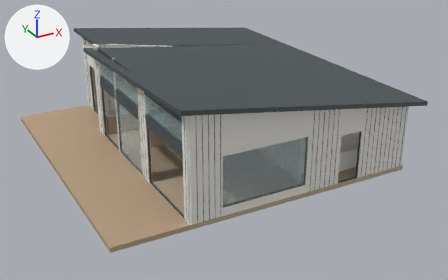
Two versions of the glTF model shared-land-assets/modern-337001jun-r01/model.glb, one commit apart.
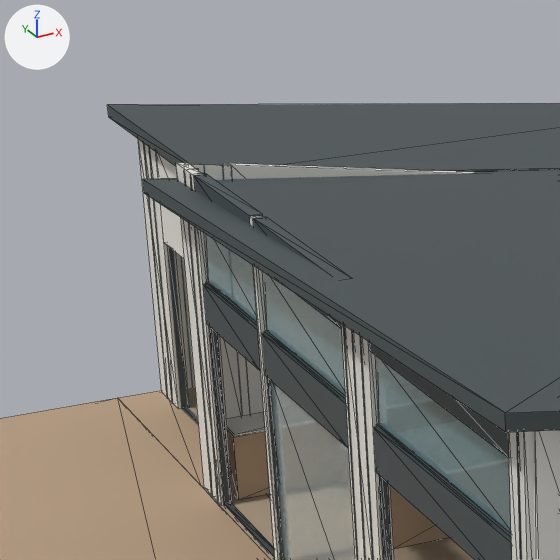
There are two pictures of each version: one whole from a 50 mm camera at (-6.19, -18.72, 11.96) aimed at (6.78, 4.86, 0.17), one close up on the part from 10% to 44% of the width and 0% to 54% of the height. Lighting does not change. The marker at upper left points along +X, +Y and +Z. The first two pictures are the older version. The close-ups show mesh edges as thin lines. Where no turn or scale is listed for an object, it has been applied to the vertices. Vertices at exactly the same position are counted once.

Names of what the first close-up shows: 'Living wing shed roof', 'Master wing shed roof', 'clerestory-0', 'clerestory-1', 'ground/rear-living/end', 'ground/rear-living/glass-1', 'ground/rear-living/pier-1', 'ground/rear-master/end', 'master-deck-infill', 'rear-deck', 'rear-spandrel-0-2.5', 'rear-spandrel-1-2.5' and 36 more.
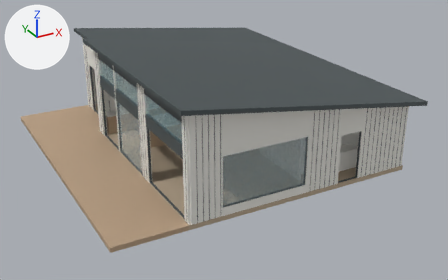
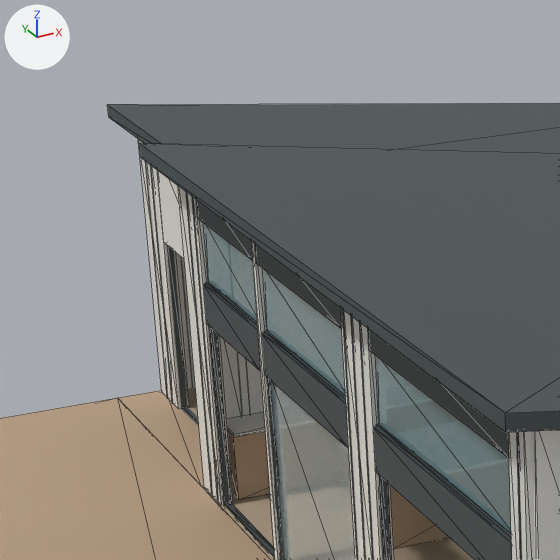
Commit message: Keep both shed roof wings planar

Changed parts and their boxes [x1, y1, x2, y2] in the close-ups (560 x 560 px):
```json
{"object": "Living wing shed roof", "change": "reshaped", "before": [143, 170, 560, 432], "after": [139, 143, 560, 432]}
{"object": "ground/master-left/end", "change": "unchanged, covered by the edit", "before": [228, 163, 474, 414], "after": [247, 360, 264, 414]}
```

The change, as JSON lines over the scene's bpy script:
```json
{"block": "me_living_wing_shed_roof", "where": "me_living_wing_shed_roof.from_pydata(...)  # 8 vertices, 12 faces; spans x 1.7..13.0, y -1.45..9.22, z 2.84..4.7"}
{"block": "me_living_wing_shed_roof", "where": "# used by ob_living_wing_shed_roof; location = (0.0, 0.0, 0.0)"}
{"block": "me_living_wing_shed_roof", "change": "me_living_wing_shed_roof part 1"}
{"op": "set", "path": "me_living_wing_shed_roof.vertices[3].co", "old": "(1.7, 9.22, 4.06)", "new": "(1.7, 9.22, 4.52)", "note": "pixel (144, 193) -> pixel (140, 157)"}
{"op": "set", "path": "me_living_wing_shed_roof.vertices[7].co", "old": "(1.7, 9.22, 4.24)", "new": "(1.7, 9.22, 4.7)", "note": "pixel (142, 179) -> pixel (139, 143)"}
```
